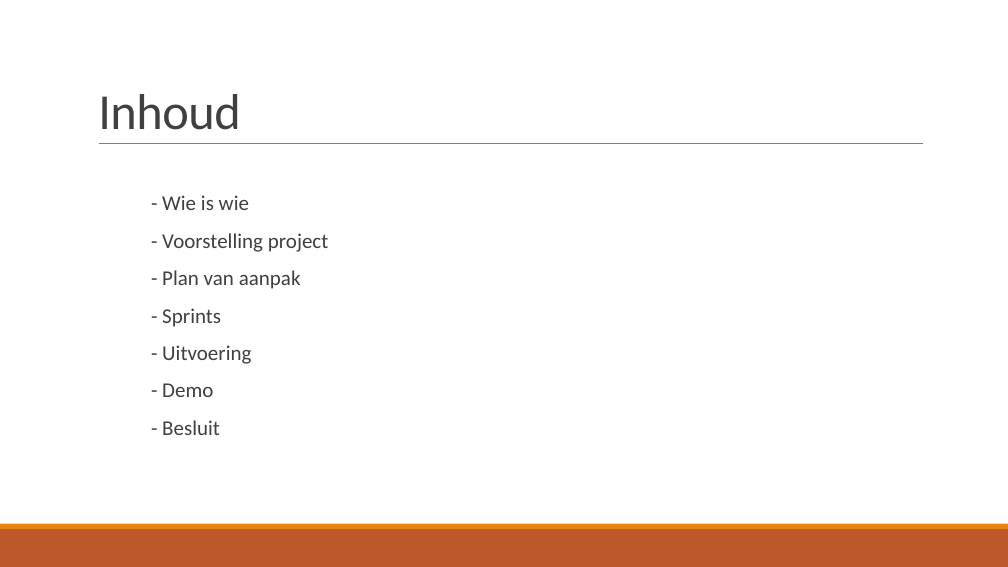
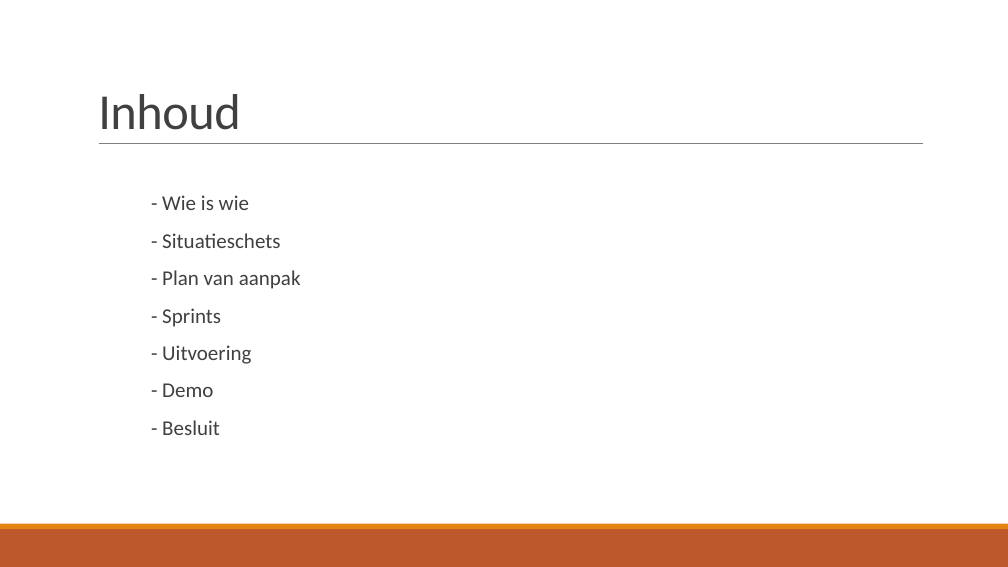
Before and after one commit to JouriTas/Projectwerk-IT-project, a slide deck: slide 2 of Scrum Artifacts/Sprint5/IT-Projectwerk 2022.pptx. Drawn at 1008x567 pixels with LibreOffice and Linux fonts; fonts in the diff are those of the drawing. Boxes give left, top, right and bottom in pixels: in the first picture for what was removed or moved away, otherwise in the second. Text is boxed around its words. In the diff, an @@ line names an element or a change of style, - is before the commit and + after.

```diff
--- a/Scrum Artifacts/Sprint5/IT-Projectwerk 2022.pptx
+++ b/Scrum Artifacts/Sprint5/IT-Projectwerk 2022.pptx
@@ text at [162, 233, 280, 248]: text changed @@
-  - Voorstelling project
+  - Situatieschets
```
Also in this commit, not shown: 1 other slide changed, 8 slides added, 1 slide removed.
